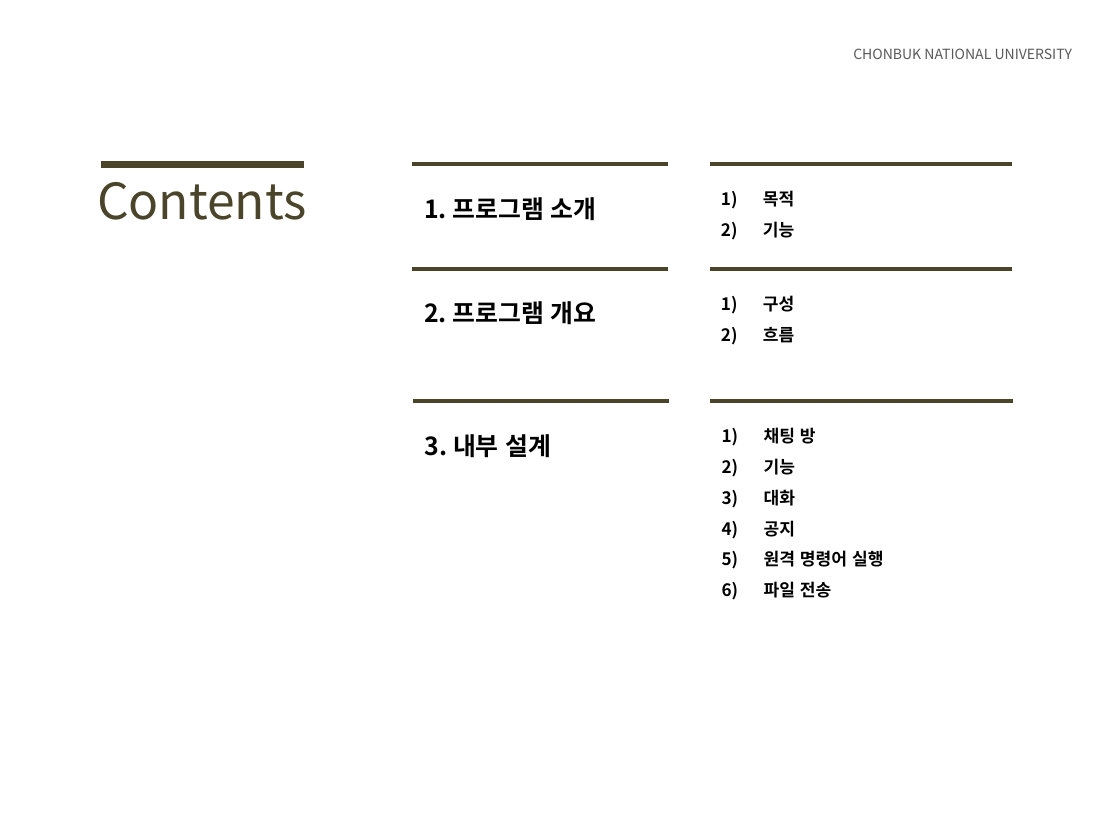
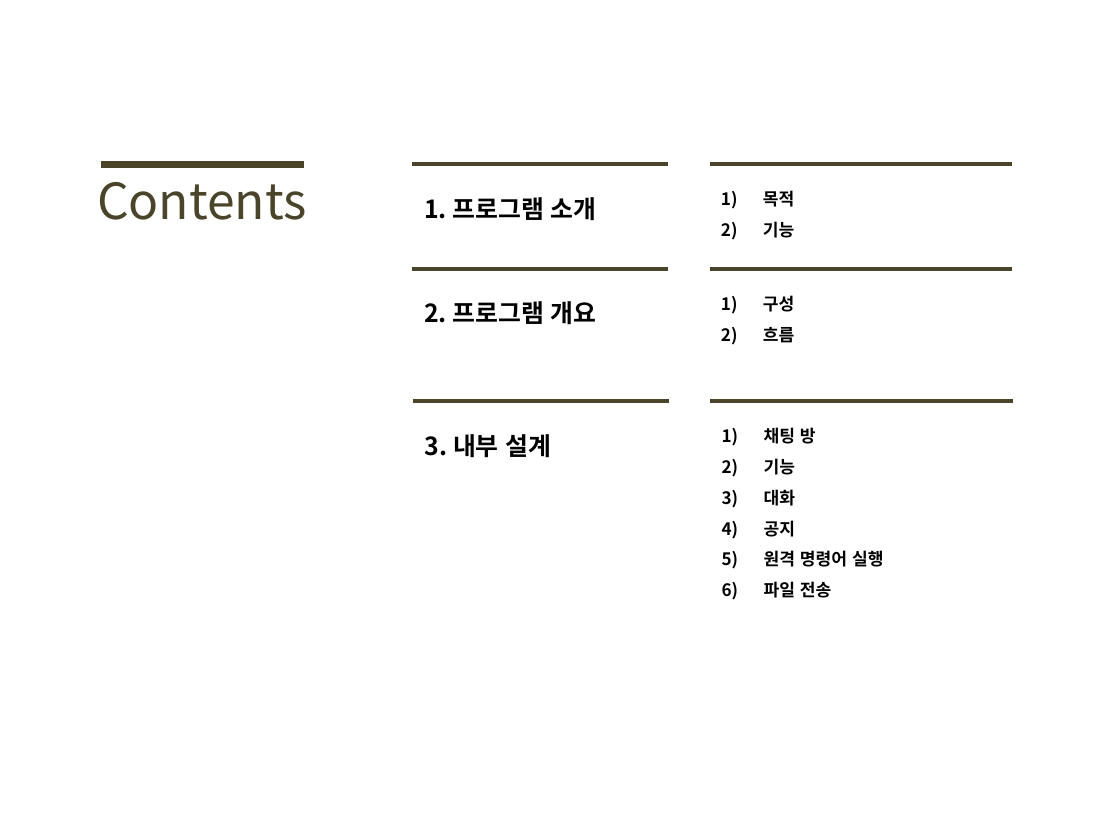
Before and after one commit to danial1021/linux_project, a slide deck: slide 2 of 수업 관리 프로그램(완성).pptx. Drawn at 1120x840 pixels with LibreOffice and Linux fonts; fonts in the diff are those of the drawing. Boxes give left, top, right and bottom in pixels: in the first picture for what was removed or moved away, otherwise in the second. Text is boxed around its words. In the diff, an @@ line names an element or a change of style, - is before the commit and + after.

```diff
--- a/수업 관리 프로그램(완성).pptx
+++ b/수업 관리 프로그램(완성).pptx
@@ text removed at box(853, 48, 1072, 59) @@
-CHONBUK NATIONAL UNIVERSITY
```
Also in this commit, not shown: 4 other slides changed, 2 other files.
